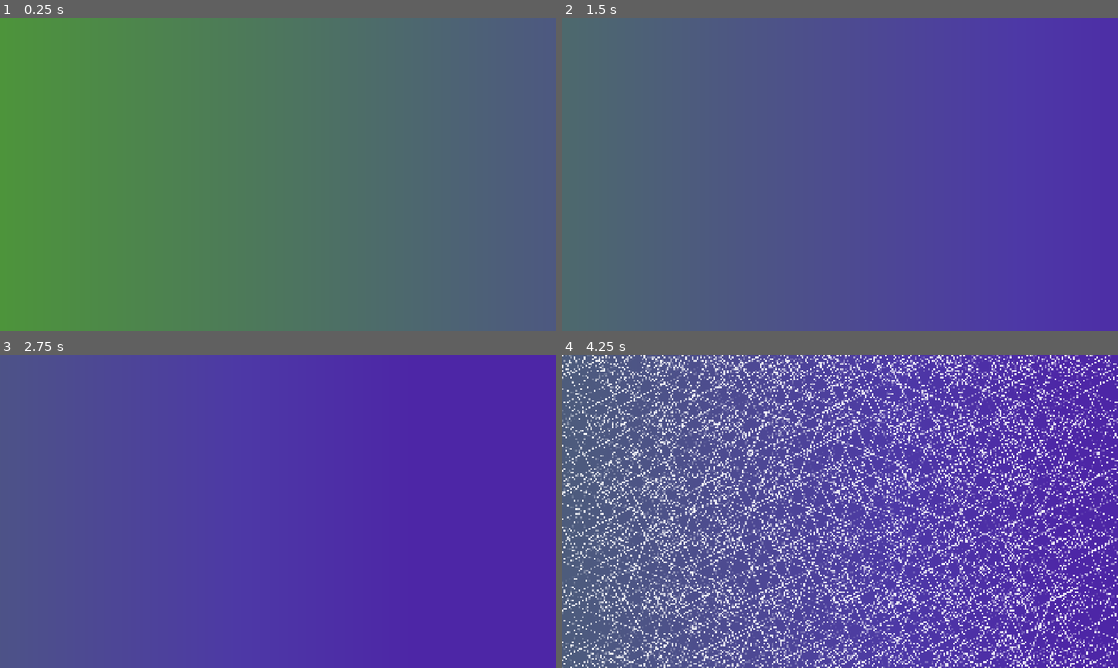
Above: before the commit, frames 1-4 (two rows, left to right).
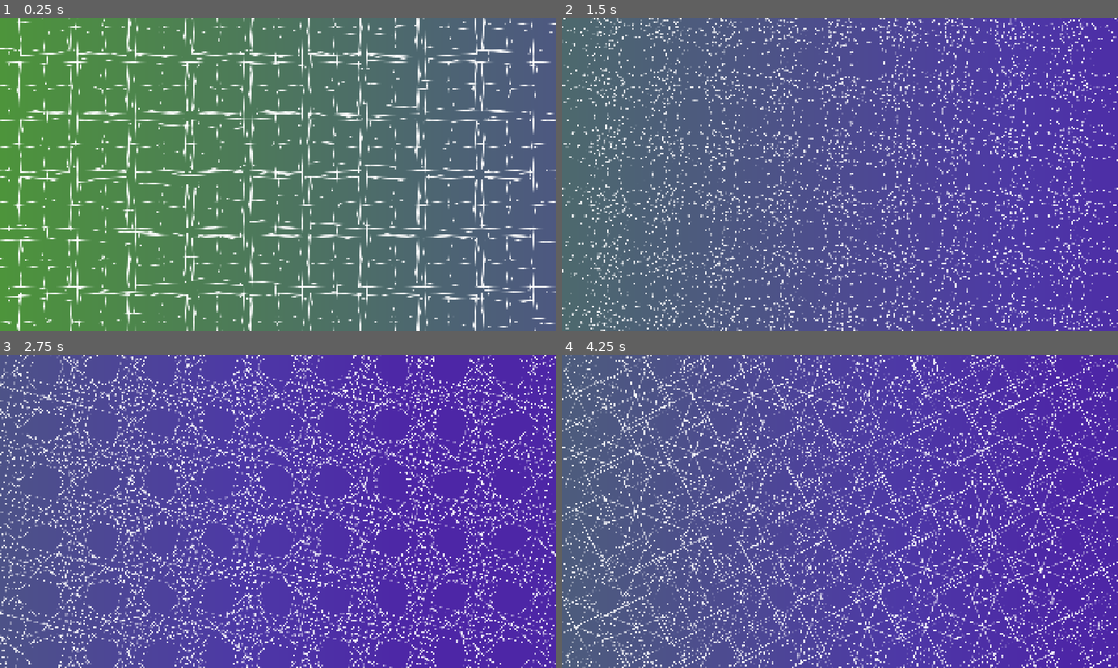
Above: after the commit, the same moments.

Repository: Juju-brz/GDVJ
Game: Godot game, scene res://templates/01_Superpositions_geometriques.tscn
Two runs of this game, one before a commit and one after it. Both use one fixed random seed, a clock stepped at 60 frames per second and the inputs below.
Inputs (mouse positions are in pixels of both pictures, inside the frame that each line leads up to):
- Up to frame 1 (0.25 s): no input
- Up to frame 2 (1.5 s): tap Enter at 0.5 s; move the mouse to (962, 158) at 0.52 s; move the mouse to (728, 190) at 1.27 s
- Up to frame 3 (2.75 s): move the mouse to (333, 442) at 2.02 s
- Up to frame 4 (4.25 s): move the mouse to (812, 574) at 2.77 s; move the mouse to (1006, 558) at 3.52 s; tap F4 (mouse) at 4.15 s

The runs differ from the first frame. In frame 1, 13% of the frame differs, in the area x 0-100%, y 0-100%; in frame 2, 10%; in frame 3, 15%; in frame 4, 33%.

Commit message:
okay now with f4 I can control with joestick scene 1

Diff:
--- a/project.godot
+++ b/project.godot
@@ -53,6 +53,26 @@
 "events": [Object(InputEventKey,"resource_local_to_scene":false,"resource_name":"","device":-1,"window_id":0,"alt_press …(195 unchanged characters)…
 ]
 }
+joy_left={
+"deadzone": 0.2,
+"events": [Object(InputEventJoypadMotion,"resource_local_to_scene":false,"resource_name":"","device":-1,"axis":0,"axis_value":-1.0,"script":null)
+]
+}
+joy_right={
+"deadzone": 0.2,
+"events": [Object(InputEventJoypadMotion,"resource_local_to_scene":false,"resource_name":"","device":-1,"axis":0,"axis_value":1.0,"script":null)
+]
+}
+joy_down={
+"deadzone": 0.2,
+"events": [Object(InputEventJoypadMotion,"resource_local_to_scene":false,"resource_name":"","device":-1,"axis":1,"axis_value":1.0,"script":null)
+]
+}
+joy_up={
+"deadzone": 0.2,
+"events": [Object(InputEventJoypadMotion,"resource_local_to_scene":false,"resource_name":"","device":-1,"axis":1,"axis_value":-1.0,"script":null)
+]
+}
 
 [rendering]
 
--- a/scripts/mainScript.gd
+++ b/scripts/mainScript.gd
@@ -14,7 +14,7 @@
 
 var hide_ui :bool = false
 var NEXT_SCENE_PATH = ""
-var mouse_activation = false
+var mouse_activation = true
 
 #### FUNCTIONS ####
 func open_dialog():
@@ -63,4 +63,4 @@
 		get_tree().quit()
 
 	if Input.is_action_just_pressed("mouse"):
-		mouse_activation = true
+		mouse_activation = !mouse_activation
--- a/templates/01_Superpositions_Geometriques_MainScript.gd
+++ b/templates/01_Superpositions_Geometriques_MainScript.gd
@@ -160,8 +160,7 @@
 
 	queue_redraw()
 	clear_board()
-	if mouse_activation == true:
-		draw_board()
+	draw_board(delta)
 
 
 
@@ -179,7 +178,25 @@
 	var norm_y = clamp(getmouse().y / viewport_rect.size.y, 0.0, 1.0)
 	return Vector2(norm_x, norm_y)
 
-func draw_board():
+
+var joy_pos := Vector2(0.5, 0.5) # position virtuelle normalisée
+@export var joy_speed := 1.2
+
+func joystick_control(delta: float) -> Vector2:
+	var x = Input.get_action_strength("joy_right") - Input.get_action_strength("joy_left")
+	var y = Input.get_action_strength("joy_down") - Input.get_action_strength("joy_up")
+
+	var dir = Vector2(x, y)
+
+	if dir.length() > 0.1:
+		joy_pos += dir * joy_speed * delta
+		joy_pos = joy_pos.clamp(Vector2.ZERO, Vector2.ONE)
+
+	return joy_pos
+
+
+
+func draw_board(delta):
 	if not original_sprite: return
 
 	# --- OPTIMIZATION: CALCULATE ACTIVE STAMPS ONCE ---
@@ -198,10 +215,12 @@
 
 	# --------------------------------------------------
 
-	# 1. Interactive Scales (Mouse)
-	#var viewport_rect = get_viewport_rect()
-	##var mouse_pos = get_viewport().get_mouse_position()
-	var mouse_norm = mouse_control() # .x & .y
+	var mouse_norm
+	if mouse_activation == true:
+		mouse_norm = mouse_control() # .x & .y
+	if mouse_activation == false:
+		pass
+		mouse_norm = joystick_control(delta)
 	#var norm_x = clamp(getmouse().x / viewport_rect.size.x, 0.0, 1.0)
 	#var norm_y = clamp(getmouse().y / viewport_rect.size.y, 0.0, 1.0)
 
--- a/templates/01_Superpositions_geometriques.tscn
+++ b/templates/01_Superpositions_geometriques.tscn
@@ -21,6 +21,7 @@
 GROUP_ROTATION_SPEED = 0.08726646259971647
 GRADIENT_SPEED = 0.1
 GRADIENT_ANGLE_SPEED = 10.0
+joy_speed = 1.2
 
 [node name="ColorRect" parent="." index="0"]
 material = null
Not shown: 1 places in UI/UI.tscn that only renumber resources
